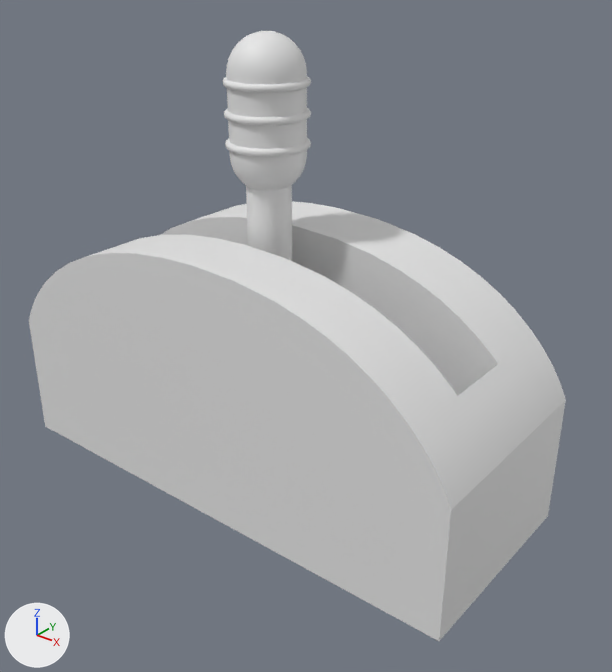
The FBX model Assets/Models/Lever.fbx: old version first, new version second.
The view is the same before and after, from a 50 mm camera at (0.719, -0.82, 0.732) aimed at (0.067, -0.006, 0.227). The lights are fixed; the arrows at lower left show +X, +Y and +Z. Where no turn or scale is listed for an object, it has been applied to the vertices.

The scene before the commit, as lines of its bpy script (objects in view):
```python
me_mesh_004 = bpy.data.meshes.new('Mesh.004')
me_mesh_004.from_pydata(...)  # a 36-sided cylinder along y spanning x -3.0..3.0, y -20.0..20.0, z -3.0..3.0
me_mesh_006 = bpy.data.meshes.new('Mesh.006')
me_mesh_006.from_pydata(...)  # 265 vertices, 317 faces; spans x -0.379..0.379, y -0.149..0.151, z -0.129..0.25
ob_case = bpy.data.objects.new('Case', me_mesh_006)
ob_case.location = (0.0, 0.003, 0.106)
ob_lever_2 = bpy.data.objects.new('Lever_2', None)
ob_lever_2.parent = ob_lever
ob_lever_2.location = (0.0, 6.835, 0.0)
ob_zylinder = bpy.data.objects.new('Zylinder', me_mesh_004)
ob_zylinder.parent = ob_lever_2
ob_zylinder.location = (0.0, 22.16, 0.0)
# also in view: 'Base' at (0.0, 0.0, 0.516); 'Ring_1' at (0.0, 0.0, 0.517)
```
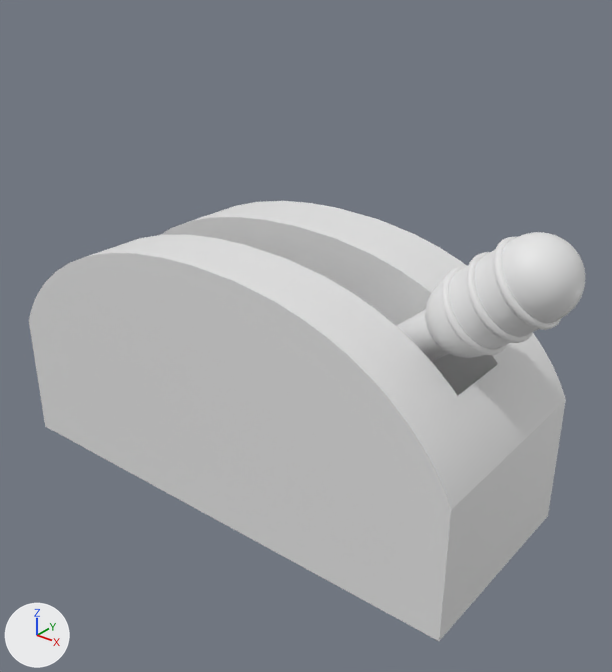
ob_lever_2 is not drawn itself; it is the parent of ob_grip, ob_kugel, ob_zylinder.

Diff of the bpy script that builds the scene:
```diff
--- a/Assets/Models/Lever.fbx.py
+++ b/Assets/Models/Lever.fbx.py
@@ ob_lever_2 @@
 ob_lever_2.location = (0.0, 6.835, 0.0)
+ob_lever_2.rotation_euler = (0.0, 0.0, -0.873)  # degrees (0, 0, -50)
```

What differs and where, as boxes (x1, y1, x2, y2) in the pictures (612 x 672 px):
'Base', turned: before (226, 31, 307, 190); after (425, 232, 585, 358)
'Zylinder', turned: before (246, 185, 292, 261); after (397, 309, 449, 362)
'Ring', turned: before (223, 76, 311, 93); after (493, 237, 562, 330)
'Ring_1', turned: before (224, 108, 311, 126); after (466, 252, 533, 343)
'Ring_2', turned: before (225, 138, 311, 157); after (441, 267, 507, 355)
